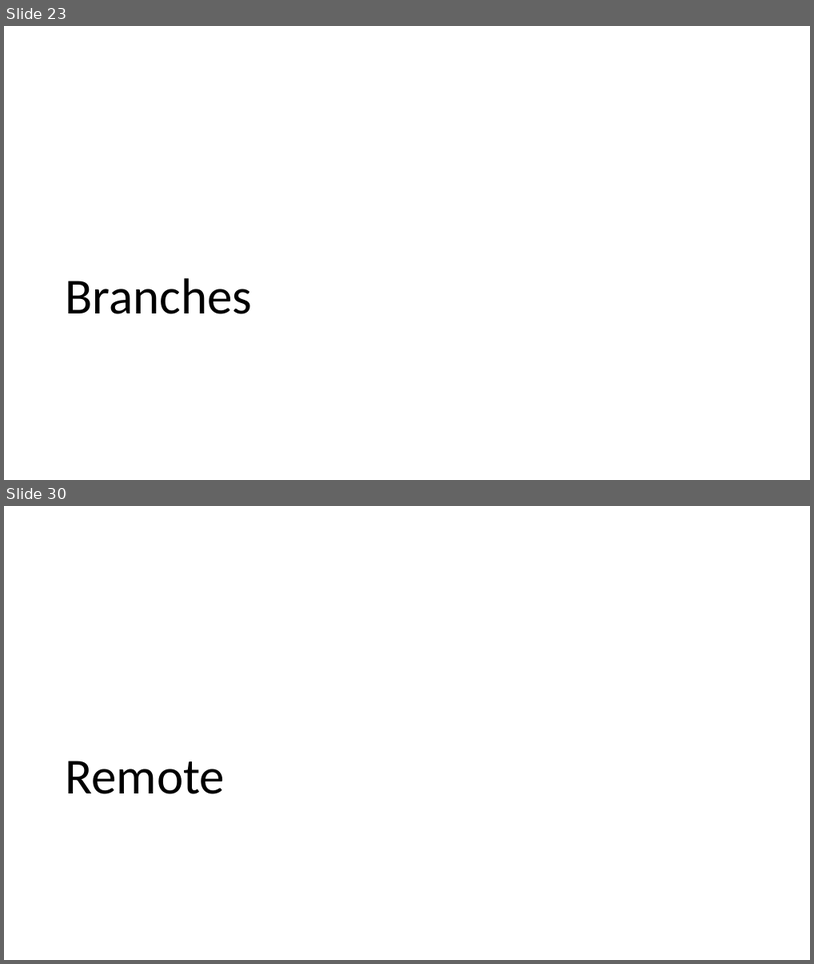
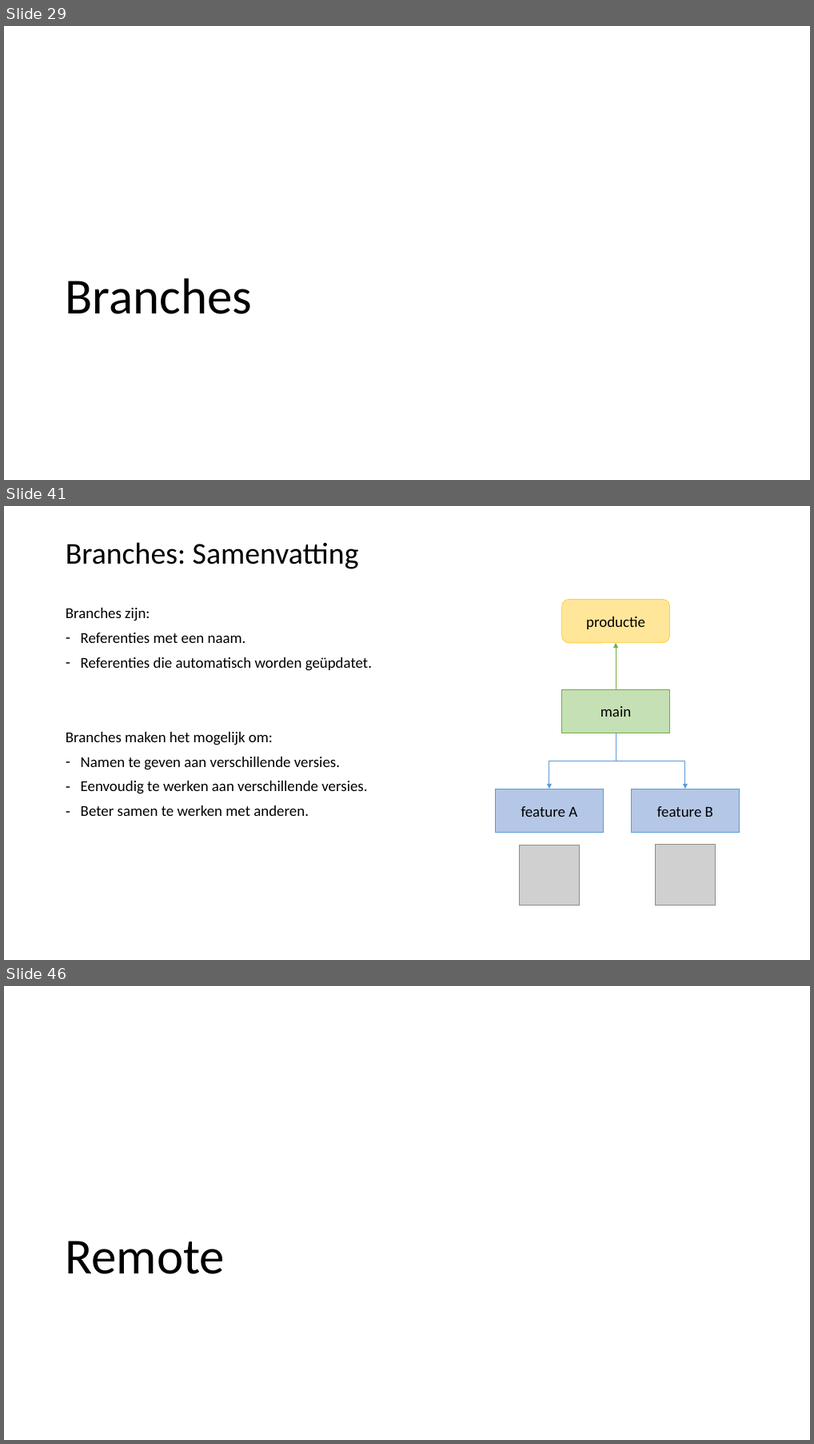
Before and after one commit to LFKoning/knowledge-sharing, a slide deck: git_course/1_basics/git_basic.pptx. Shown one above the other, each under a label of ours: slides 23 and 30 before the commit, slides 29, 41 and 46 after it; the slides between them are not shown. The pictures are 814x964 and 814x1444 pixels, drawn with LibreOffice and Linux fonts; fonts in the diff are those of the drawing; grey boxes stand for pictures. Boxes give left, top, right and bottom in pixels: in the first picture for what was removed or moved away, otherwise in the second. Text is boxed around its words. In the diff, an @@ line names an element or a change of style, - is before the commit and + after.

```diff
--- a/git_course/1_basics/git_basic.pptx
+++ b/git_course/1_basics/git_basic.pptx
@@ slide 41 added at (4,506,810,960), background #FFFFFF @@
@@ title added at (66,542,359,569), 36 pt, text #000000 @@
+Branches: Samenvatting
@@ rounded rectangle added at (562,599,670,643), fill #FFE699, outline #FFC000 0.5 pt, 18 pt, text #000000 @@
+productie
@@ text added at (66,608,372,816), 18 pt, text #000000 @@
+Branches zijn:
+– Referenties met een naam.
+– Referenties die automatisch worden geüpdatet.
+Branches maken het mogelijk om:
+– Namen te geven aan verschillende versies.
+– Eenvoudig te werken aan verschillende versies.
+– Beter samen te werken met anderen.
@@ arrow added from (616, 689) to (616, 643), #70AD47 1 pt @@
@@ rectangle added at (562,689,670,733), fill #C5E0B4, outline #70AD47 0.5 pt, 18 pt, text #000000 @@
+main
@@ elbow arrow added from (616, 733) to (550, 788), #5B9BD5 1 pt @@
@@ elbow arrow added from (616, 733) to (686, 788), #5B9BD5 1 pt @@
@@ rectangle added at (496,788,603,832), fill #B4C7E7, outline #5B9BD5 0.5 pt, 18 pt, text #000000 @@
+feature A
@@ rectangle added at (632,788,740,832), fill #B4C7E7, outline #5B9BD5 0.5 pt, 18 pt, text #000000 @@
+feature B
@@ picture added at (519,844,580,905) @@
@@ picture added at (655,844,716,904) @@
@@ what was slide 23 is now slide 29 @@
@@ what was slide 30 is now slide 46 @@
```
Also in this commit, not shown: 7 slides changed, 15 other slides added, 1 other file.
